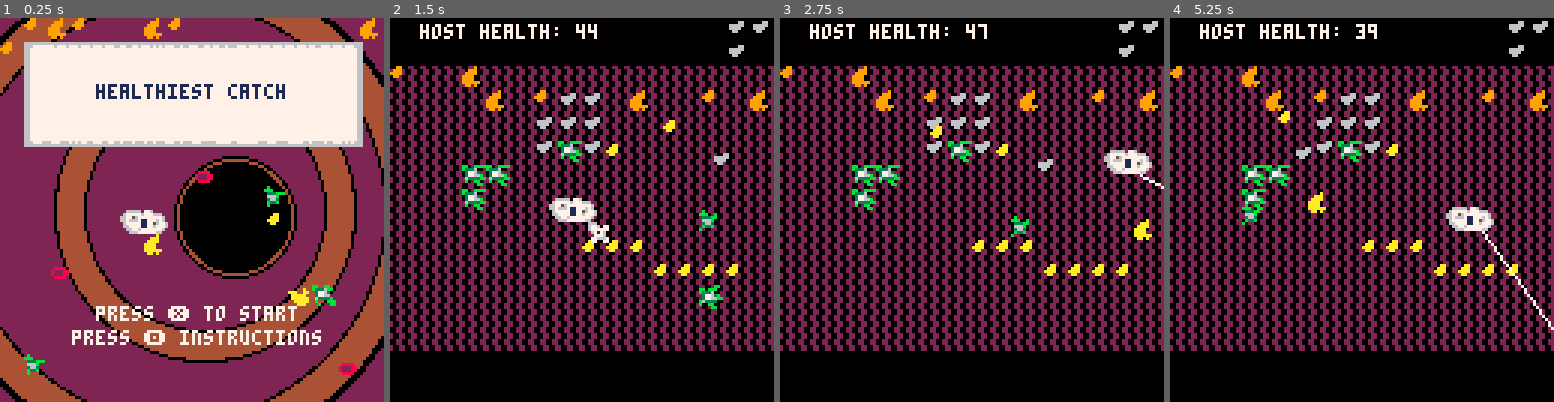
Above: before the commit, frames 1-4 (left to right).
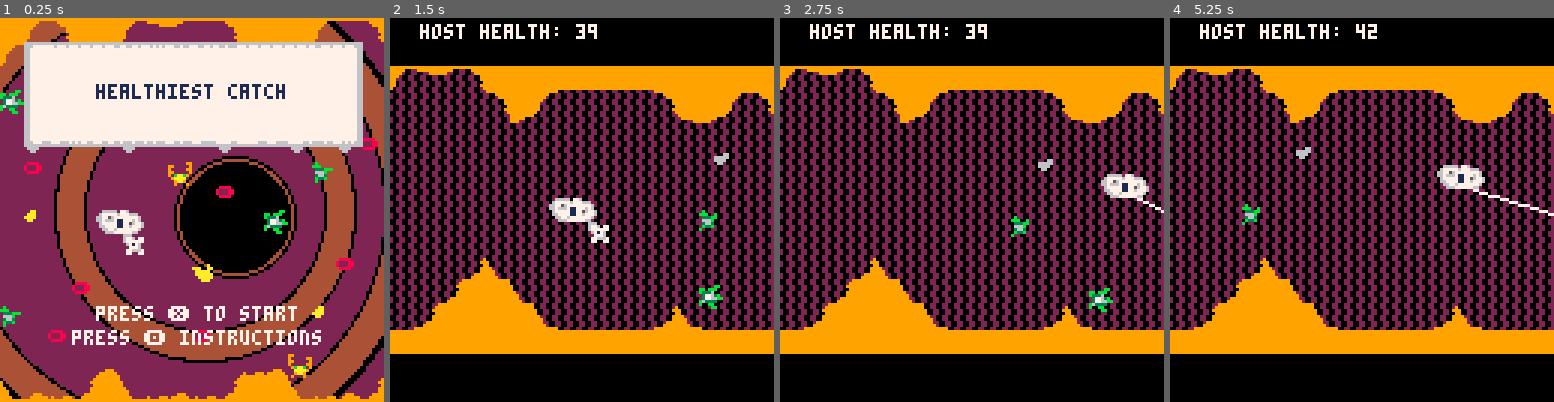
Above: after the commit, the same moments.

Repository: tyedye105/SlowJamJune2018
Game: PICO-8 cartridge amoebaFish.p8
The game is run twice, just before and just after one commit, with the same random seed, the same clock (stepped at 60 frames per second) and the same inputs.
Inputs:
- Up to frame 1 (0.25 s): no input
- Up to frame 2 (1.5 s): tap X (X key) at 0.33, 1.07 s; tap O (Z key) at 0.7 s
- Up to frame 3 (2.75 s): hold Right 1.6-2.1 s; tap O (Z key) at 1.7, 2.1, 2.5 s; tap X (X key) at 1.85 s; hold Up 2.15-2.42 s; hold Right from 2.47 s (still down)
- Up to frame 4 (5.25 s): tap O (Z key) every 0.4 s from 2.9 to 4.9 s; tap X (X key) at 2.97, 4.08, 5.2 s; release Right at 3.03 s; hold Left 3.08-3.58 s; hold Down 3.63-3.97 s; hold Right 4.02-4.68 s; hold Up 4.73-5.03 s; hold Left from 5.08 s (still down)

The runs differ from the first frame. In frame 1, 11% of the frame differs, in the area x 0-100%, y 0-100%; in frame 2, 20%; in frame 3, 22%; in frame 4, 22%, in the area x 0-100%, y 0-88%.

Commit message:
Remade the title, and first level.  Hooked up the majority sprites correctly.

Diff:
--- a/amoebaFish.p8
+++ b/amoebaFish.p8
@@ -163,7 +163,7 @@
    yoff = 8, --to attach hook
    getx = function(off) return p.x + off end,
    gety = function(off) return p.y + off end,
-   s = 15,
+   s = 48,
    dx = p.dx,
    dy = p.dy,
    h = 8,
@@ -285,7 +285,7 @@
      c.y = y1
      c.dx = 0
      c.dy = 0
-     c.s +=16
+     c.s +=7
      c.stuck = true
      add(stuck,c)
      del(critters,c)
@@ -490,8 +490,6 @@
   critter.dy *= bounce
  end
 end
--->8
---animations
 
 
 
@@ -621,22 +619,39 @@
 
 
 __gff__
-0000000804040000000004040000000000000008040400000000000000000000000000080404000000000000000000000000000804040000000000000000000000000000000000000000020202020200000000000000000000000202000000000000000000000000000000000000000000000000000000000000020202020202
+0000000004040000000000000000000004000000040400000000000000000000040000000404000000000000000000000000000004040000000000000000000000000000000000000000020202020202000000000000000000000202000200000000000000000000000000000000000000000000000000000000020202020202
 0000000000000000000000000000000000000000000000000000000000000000000000000000000000000000000000000000000000000000000000000000000000000000000000000000000000000000000000000000000000000000000000000000000000000000000000000000000000000000000000000000000000000000
 __map__
-000000000000000000000000000018180000000000000000000000000000000000000000000000000000000000000000000000003f3f3f3f3f3f3f3c0000000000000000000000000000000000000000000000000000000000000000000000000000000000000000000000000000000000000000000000666666000000000000
-0000000000000000000000000000180000000000000000000000000000000000000000000000000000000000000000000000000000000000000000000000000000000000000000000000000000000000000000000000000000000000000000000000000000000000000000000000000000000000000000000000000000888888
-0a0c0d0b1a1a1a1a1a1a1a1a1a1a1a1a00000000000000000000000000000000000000000000000000000000000000000000000000000000000000000000000000000000000000000000000000000000000000000000000000000000000000000000000000000000000000000000000000000000000066000000000000000000
-000000000b1a0a1818000b1a1a0a1e0b00000000000000000000000000000000000000000000000000000000000000000000000000000000000000000000000000000000000000000000000000000000000000000000000000000000000000000000000000000000000000000000000000000000000066666666000000888888
-00000000000e18181800000c0e00000000000000000000000000000000000000000000000000000000000000000000000000000000000000000000000000000000000000000000000000000000000000000000000000000000000000000000000000000000000000000000000000000000000000000066666666000000000000
-0000000000001817182400000000000000000000000000000000000000000000000000000000000000000000000000000000000000000000000000000000000000000000000000000000000000000000000000000000000000000000000000000000000000000000000000000000000000000000000000000000000000000000
-0000001717000000000000000000000000000000000000000000000000000000000000000000000000000000000000000000000000000000000000000000000000000000000000000000000000000000000000000000000000000000000000000000000000000000000000000000000000000000000000000000000000000000
-0000001700000000000000000000000000000000000000000000000000000000000000000000000000000000000000000000000000000000000000000000000000000000000000000000000000000000000000000000000000000000000000000000000000000000000000000000000000000000000000000000000000000000
-0000000000000000000000000000000000000000000000000000000000000000000000000000000000000000000000000000000000000000000000000000000000000000000000000000000000000000000000000000000000000000000000000000000000000000000000000000000000000000000000000000000000000000
-0000000000000000242424000000000000000000000000000000000000000000000000000000000000000000000000000000000000000000000000000000000000000000000000000000000000000000000000000000000000000000000000000000000000000000000000000000000000000000000000000000000000000000
-000000003b3a0000000000242424240000000000000000000000000000000000000000000000000000000000000000000000000000000000000000000000000000000000000000000000000000000000000000000000000000000000000000000000000000000000000000000000000000000000000000000000000000000000
-0000003b1a1a3a00000000000000000000000000000000000000000000000000000000000000000000000000000000000000000000000000000000000000000000000000000000000000000000000000000000000000000000000000000000000000000000000000000000000000000000000000000000000000000000000000
-00003b1a1a1a1a3a3b3a3e000000000000000000000000000000000000000000000000000000000000000000000000000000000000000000000000000000000000000000000000000000000000000000000000000000000000000000000000000000000000000000000000000000000000000000000000000000000000000000
-1a1a1a1a1a1a1a1a1a1a1a1a1a1a1a1a00000000000000000000000000000000000000000000000000000000000000000000000000000000000000000000000000000000000000000000000000000000000000000000000000000000000000000000000000000000000000000000000000000000000000000000000000000000
-
-
+5c5c5c5c3c3c3c3c3c3c3c3c3c3c3c3c3c2c2d2e2f0000000000000000000000000000000000000000000000000000003c3d3e3f3f3f3f3f3f003f3c3d3e3f0000000000000000000000000000000000000000000000000000000000000000000000000000000000000000000000000000000000000000666666000000000000
+2e2e2e3c5c3c3c3c3c3c3c3c3c3c3c3c3c3c3d3e3f0000000000000000000000000000000000000000000000000000000000000000000000000000000000000000000000000000000000000000000000000000000000000000000000000000000000000000000000000000000000000000000000000000000000000000888888
+4a4c4e4b5a5a5a5a5a5a5a5a5a5a5a5a0f000000000000000000000000000000000000000000000000000000000000000000000000000000000000000000000000000000000000000000000000000000000000000000000000000000000000000000000000000000000000000000000000000000000066000000000000000000
+2e2e2e2e4b5a4a2e2e2e2e4b5a5a4a4b5e000000000000000000000000000000000000000000000000000000000000000000000000000000000000000000000000000000000000000000000000000000000000000000000000000000000000000000000000000000000000000000000000000000000066666666000000888888
+0a2e0d0e2e4e2e2e2e2e2e2e4c4e2e2e2f000000000000000000000000000000000000000000000000000000000000000000000000000000000000000000000000000000000000000000000000000000000000000000000000000000000000000000000000000000000000000000000000000000000066666666000000000000
+003c3d3e3f3c3d3e3f3c3d3e3f3c3d3e3f000000000000000000000000000000000000000000000000000000000000000000000000000000000000000000000000000000000000000000000000000000000000000000000000000000000000000000000000000000000000000000000000000000000000000000000000000000
+0f0c0d0e5c0c0d0e0f0c0d0e0f0c0d0e0f000000000000000000000000000000000000000000000000000000000000000000000000000000000000000000000000000000000000000000000000000000000000000000000000000000000000000000000000000000000000000000000000000000000000000000000000000000
+1f1c1d1e5c5c1d1e1f1c1d1e1f1c1d1e1f000000000000000000000000000000000000000000000000000000000000000000000000000000000000000000000000000000000000000000000000000000000000000000000000000000000000000000000000000000000000000000000000000000000000000000000000000000
+2f2c2d2e2f2c2d2e2f2c2d2e2f2c2d2e2f000000000000000000000000000000000000000000000000000000000000000000000000000000000000000000000000000000000000000000000000000000000000000000000000000000000000000000000000000000000000000000000000000000000000000000000000000000
+3f3c3d3e3f3c3d3e3f3c3d3e3f3c3d3e3f000000000000000000000000000000000000000000000000000000000000000000000000000000000000000000000000000000000000000000000000000000000000000000000000000000000000000000000000000000000000000000000000000000000000000000000000000000
+00003b7b7a1a1a3a3b2c2d2e2f2c2d2e0f000000000000000000000000000000000000000000000000000000000000000000000000000000000000000000000000000000000000000000000000000000000000000000000000000000000000000000000000000000000000000000000000000000000000000000000000000000
+1a1a7b5a5a7a1a1a1a3c3d3e3f3c3d3e1f000000000000000000000000000000000000000000000000000000000000000000000000000000000000000000000000000000000000000000000000000000000000000000000000000000000000000000000000000000000000000000000000000000000000000000000000000000
+007b5a5a5a5a7a000000007b7a0000002f000000000000000000000000000000000000000000000000000000000000000000000000000000000000000000000000000000000000000000000000000000000000000000000000000000000000000000000000000000000000000000000000000000000000000000000000000000
+5a5a5a5a5a5a5a5a5a5a5a5a5a5a5a5a3f000000000000000000000000000000000000000000000000000000000000000000000000000000000000000000000000000000000000000000000000000000000000000000000000000000000000000000000000000000000000000000000000000000000000000000000000000000
+005e5e5e5e5e5e5e5e5e5e5e5e5e000000000000000000000000000000000000000000000000000000000000000000000000000000000000000000000000000000000000000000000000000000000000000000000000000000000000000000000000000000000000000000000000000000000000000000000000000000000000
+5e5e5e5e5e5e5e5e5e5e5e5e5e5e5e5e00000000000000000000000000000000000000000000000000000000000000000000000000000000000000000000000000000000000000000000000000000000000000000000000000000000000000000000000000000000000000000000000000000000000000000000000000000000
+0000000000000000000000000000000000000000000000000000000000000000000000000000000000000000000000000000000000000000000000000000000000000000000000000000000000000000000000000000000000000000000000000000000000000000000000000000000000000000000000000000000000000000
+0000000000000000000000000000000000000000000000000000000000000000000000000000000000000000000000000000000000000000000000000000000000000000000000000000000000000000000000000000000000000000000000000000000000000000000000000000000000000000000000000000000000000000
+0000000000000000000000000000000000000000000000000000000000000000000000000000000000000000000000000000000000000000000000000000000000000000000000000000000000000000000000000000000000000000000000000000000000000000000000000000000000000000000000000000000000000000
+0000000000000000000000000000000000000000000000000000000000000000000000000000000000000000000000000000000000000000000000000000000000000000000000000000000000000000000000000000000000000000000000000000000000000000000000000000000000000000000000000000000000000000
+0000000000000000000000000000000000000000000000000000000000000000000000000000000000000000000000000000000000000000000000000000000000000000000000000000000000000000000000000000000000000000000000000000000000000000000000000000000000000000000000000000000000000000
+0000000000000000000000000000000000000000000000000000000000000000000000000000000000000000000000000000000000000000000000000000000000000000000000000000000000000000000000000000000000000000000000000000000000000000000000000000000000000000000000000000000000000000
+0000000000000000000000000000000000000000000000000000000000000000000000000000000000000000000000000000000000000000000000000000000000000000000000000000000000000000000000000000000000000000000000000000000000000000000000000000000000000000000000000000000000000000
+0000000000000000000000000000000000000000000000000000000000000000000000000000000000000000000000000000000000000000000000000000000000000000000000000000000000000000000000000000000000000000000000000000000000000000000000000000000000000000000000000000000000000000
+0000000000000000000000000000000000000000000000000000000000000000000000000000000000000000000000000000000000000000000000000000000000000000000000000000000000000000000000000000000000000000000000000000000000000000000000000000000000000000000000000000000000000000
+0000000000000000000000000000000000000000000000000000000000000000000000000000000000000000000000000000000000000000000000000000000000000000000000000000000000000000000000000000000000000000000000000000000000000000000000000000000000000000000000000000000000000000
+0000000000000000000000000000000000000000000000000000000000000000000000000000000000000000000000000000000000000000000000000000000000000000000000000000000000000000000000000000000000000000000000000000000000000000000000000000000000000000000000000000000000000000
+000000000000000000000000000000000000000000000000000000000000000000000000000000000000000000000000000000000000000000000000000000000000000000000000000000000000000000000000000000000000000000000000000000000000000000000000000000000c0d0e0f000000000000000000000000
+000000000000000000000000000000000000000000000000000000000000000000000000000000000000000000000000000000000000000000000000000000000000000000000000000000000000000000000000000000000000000000000000000000000000000000000000000000001c1d1e1f000000000000000000000000
+000000000000000000000000000000000000000000000000000000000000000000000000000000000000000000000000000000000000000000000000000000000000000000000000000000000000000000000000000000000000000000000000000000000000000000000000000000002c2d2e2f000000000000000000000000
+000000000000000000000000000000000000000000000000000000000000000000000000000000000000000000000000000000000000000000000000000000000000000000000000000000000000000000000000000000000000000000000000000000000000000000000000000000003c3d3e3f000000000000000000000000
+
+
Not shown, changed: 74 lines of the sprite sheet (__gfx__) section of amoebaFish.p8
